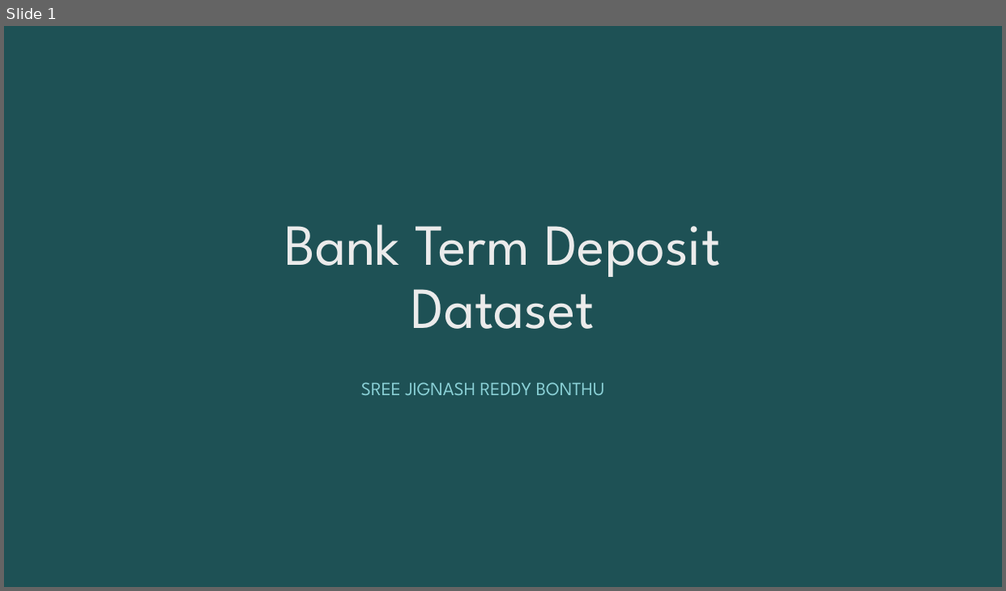
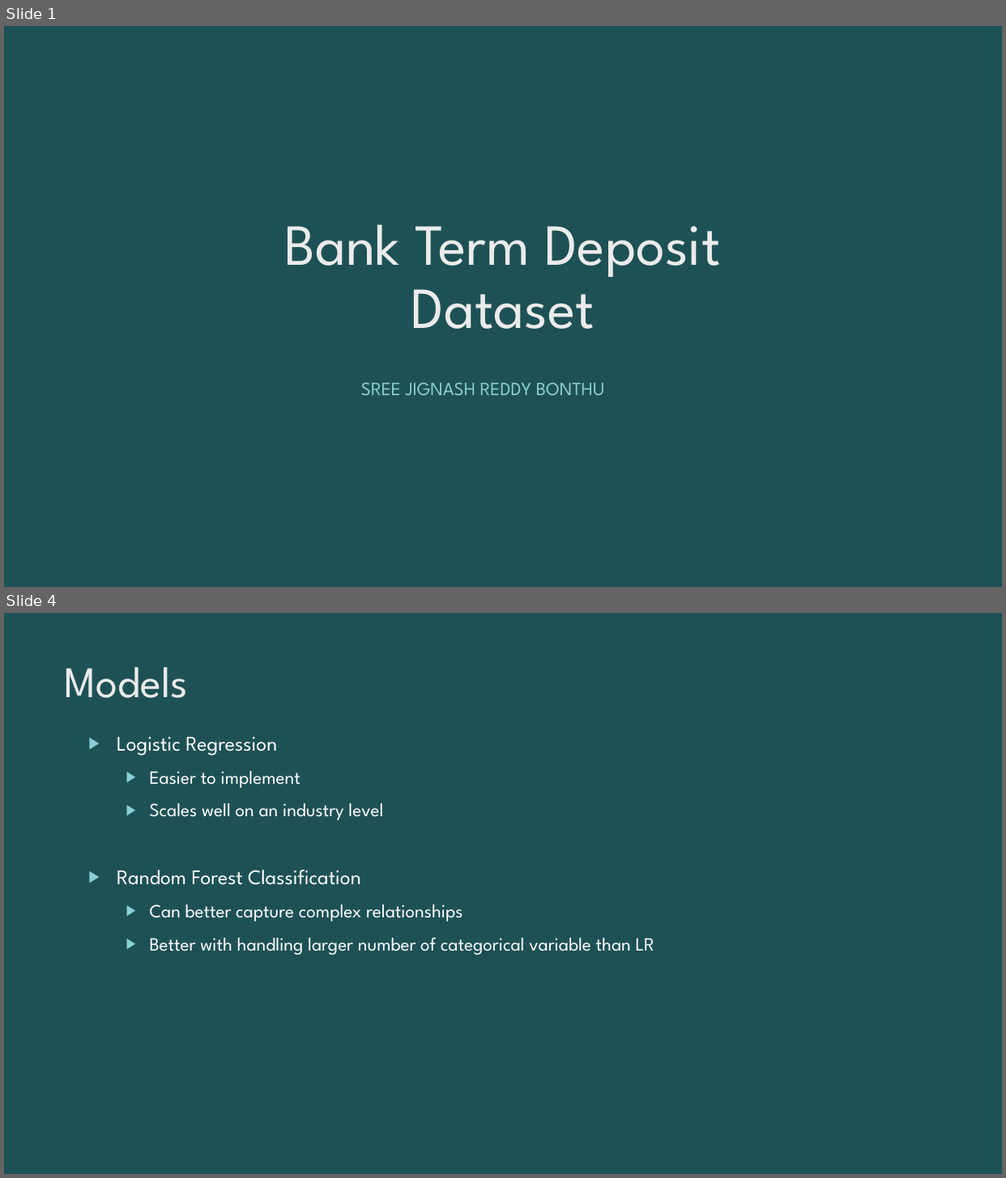
Before and after one commit to syncfailed/PredictiveAnalyticsProject, a slide deck: Predictive Analytics.pptx. Shown one above the other, each under a label of ours: slide 1 before the commit, slides 1 and 4 after it; the slides between them are not shown. The pictures are 1006x591 and 1006x1178 pixels, drawn with LibreOffice and Linux fonts; fonts in the diff are those of the drawing. Boxes give left, top, right and bottom in pixels: in the first picture for what was removed or moved away, otherwise in the second. Text is boxed around its words. In the diff, an @@ line names an element or a change of style, - is before the commit and + after.

```diff
--- a/Predictive Analytics.pptx
+++ b/Predictive Analytics.pptx
@@ slide 4 added at <box>4,613,1002,1174</box>, background #1E5155 @@
@@ title added at <box>65,667,189,698</box>, 42 pt, text #EBEBEB @@
+Models
@@ text added at <box>117,737,654,955</box>, 18 pt, text #FFFFFF @@
+▶ Logistic Regression
+  ▶ Easier to implement
+  ▶ Scales well on an industry level
+▶ Random Forest Classification
+  ▶ Can better capture complex relationships
+  ▶ Better with handling larger number of categorical variable than LR
```
Also in this commit, not shown: 1 slide changed, 3 other slides added, 2 slides removed, 4 other files.
